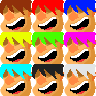
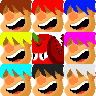
Layered file, before and after one edit (96 x 96). Changes by layer:
added layer "Layer 3" above "Layer 2 copy 8" over [32,32,64,64]
hid "Layer 2 copy 4" over [32,32,64,64]
